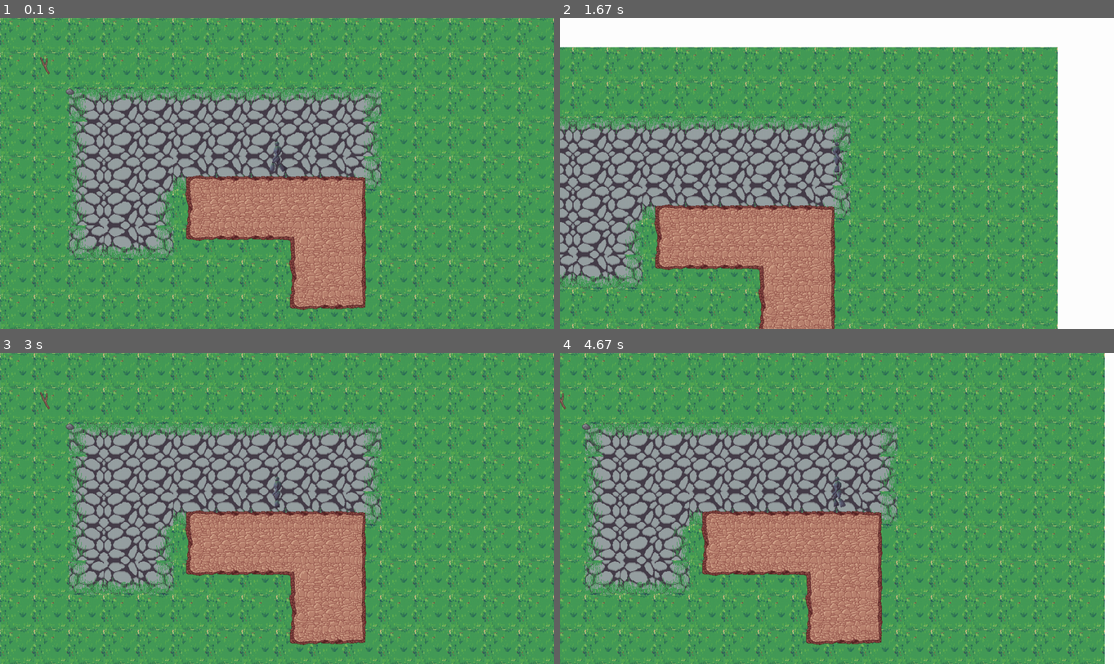
Above: before the commit, frames 1-4 (two rows, left to right).
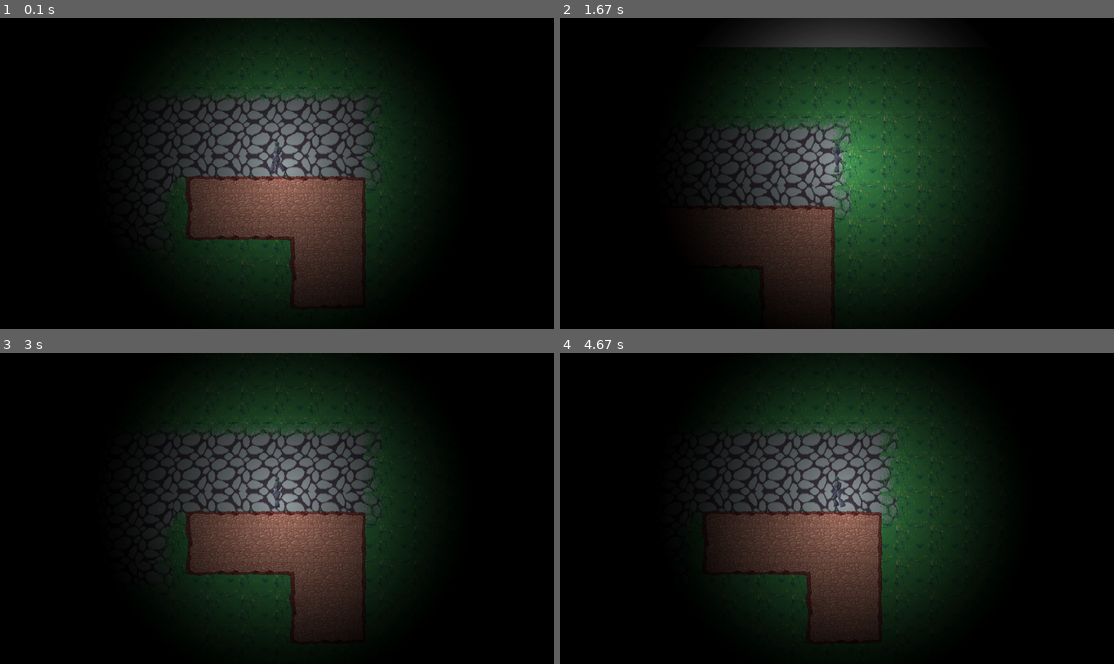
Above: after the commit, the same moments.

Repository: Trickli-bit/EF_Woche_Pygames
Game: pygame game, started from main.py
The game is run twice, just before and just after one commit, with the same random seed, the same clock (stepped at 60 frames per second) and the same inputs.
Inputs:
- Up to frame 1 (0.1 s): no input
- Up to frame 2 (1.67 s): hold Right 0.33-0.8 s; hold Up 0.83-1.13 s; hold Right 1.17-1.63 s
- Up to frame 3 (3 s): hold Left 1.67-2.2 s; hold Down 2.23-2.53 s; hold Left 2.57-2.97 s
- Up to frame 4 (4.67 s): hold Up 3-3.37 s; hold Right 3.4-4.03 s; hold Down 4.07-4.43 s; hold Left from 4.47 s (still down)

The runs differ from the first frame. In frame 1, 99% of the frame differs, in the area x 0-100%, y 0-100%; in frame 2, 99%; in frame 3, 99%; in frame 4, 99%.

Commit message:
Autosave_for_pull_Anton

Diff:
--- a/main.py
+++ b/main.py
@@ -22,8 +22,9 @@
 floor_group = pygame.sprite.Group()
 moving_entities_group = pygame.sprite.Group()
 playerGroup = pygame.sprite.GroupSingle()
+overlayGroup = pygame.sprite.Group()
 animationGroup = pygame.sprite.Group()
-overlayGroup= pygame.sprite.Group()
+overlayGroup_2= pygame.sprite.Group()
 
 vigniette = entities.Entity(settings.SCREEN_WIDTH//2, settings.SCREEN_HEIGHT//2, pygame.Rect(0, 0, settings.SCREEN_WIDTH, settings.SCREEN_HEIGHT), "center", (settings.SCREEN_WIDTH, settings.SCREEN_HEIGHT), r"vigniette.png",False, False, False, 0, 0, {})
 
@@ -36,7 +37,10 @@
 entities_group.add(Stick)  # Füge das Stick-Objekt zur Entitäten-Gruppe hinzu, damit es im Spiel erscheint
 entities_group.add(Rock)
 
+overlayGroup_2.add(vigniette)
+
 playerGroup.add(Player)
+
 
 
 
@@ -47,16 +51,14 @@
 a = True
 start_generation = True
 
-print("GOOOOO")
-
 running = True
 while running:
+
 
     screen.fill((255, 255, 255))
 
     Stick.collide_with_player(Player)  # Überprüfe, ob der Spieler den Stick eingesammelt hat(Kollisionsabfrage)
     Rock.collide_with_player(Player)  # Überprüfe, ob der Spieler den Rock eingesammelt hat(Kollisionsabfrage)
-    Mushroom_juice.collide_with_player(Player)
 
     if start_generation:
         Map = generation.generateLandscape(floor_group, entities_group)
@@ -101,9 +103,12 @@
     playerGroup.update(settings.SCREEN_WIDTH//2, settings.SCREEN_HEIGHT//2, keys)
     playerGroup.draw(screen)
 
-    overlayGroup.draw(screen)
+    overlayGroup_2.draw(screen)
 
     Collition.update()
+
+    overlayGroup.update(-Player.dx, -Player.dy, keys,)
+    overlayGroup.draw(screen)
 
     pygame.display.update()
     clock.tick(60)
Binary file added: EmptyIcon.png
Binary file added: IconExample.png
Binary file added: InventorySlot.png
Binary file changed: Wall.png
Not shown, added: .gitignore
